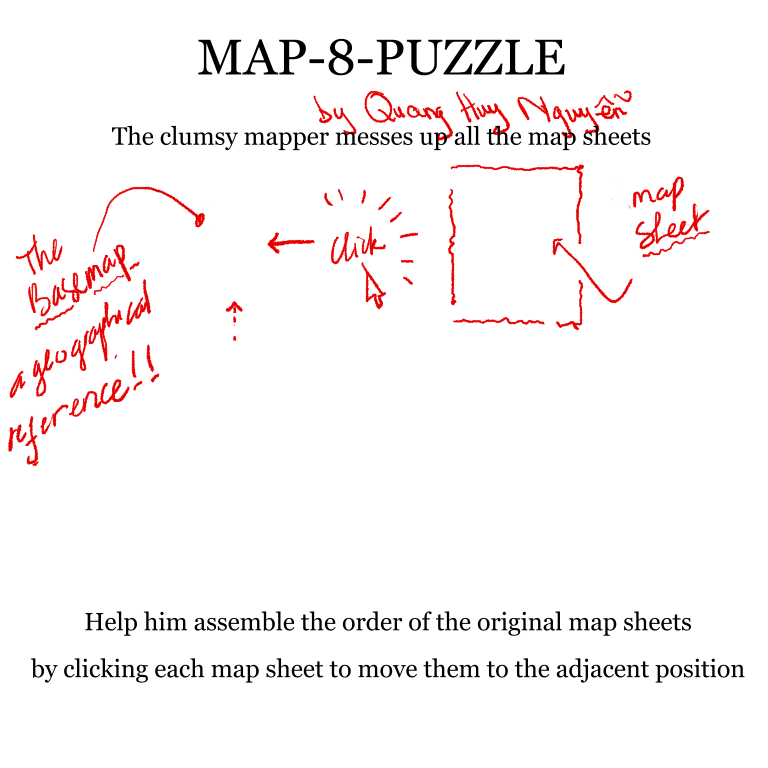
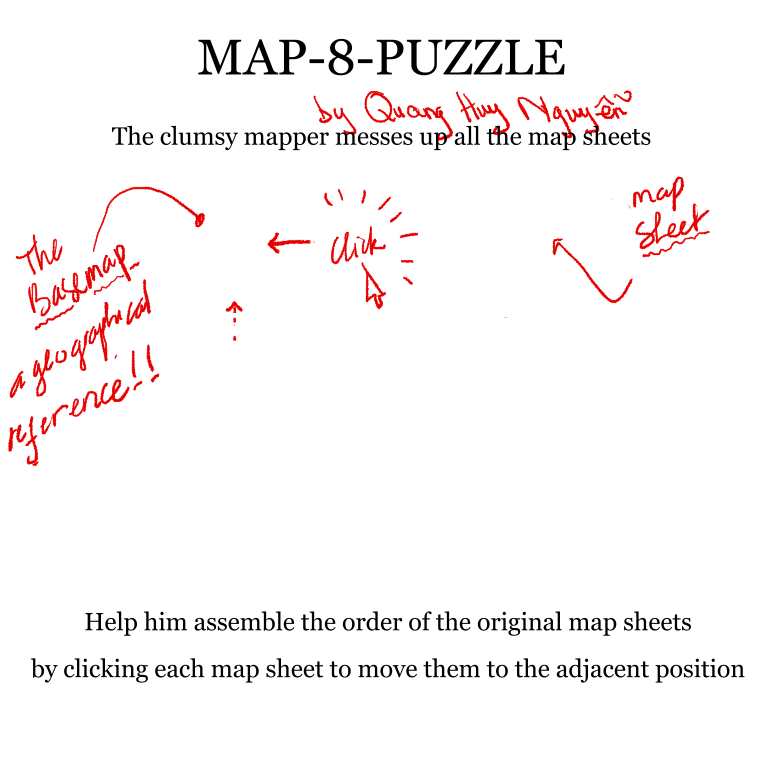
Layers edited between the first and the second 768px x 768px image:
added layer "Paint Layer 4 (pasted)" above "Paint Layer 3" over [227, 164, 585, 331]
painted on "Paint Layer 3" over [227, 164, 585, 331]
